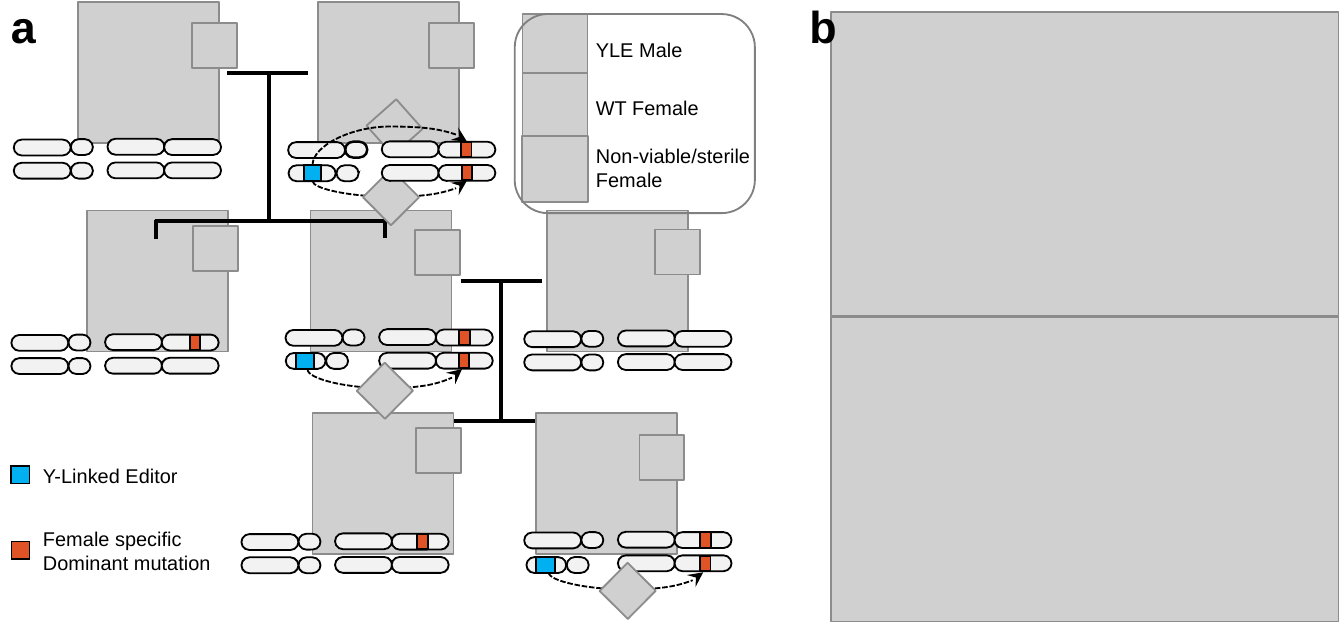
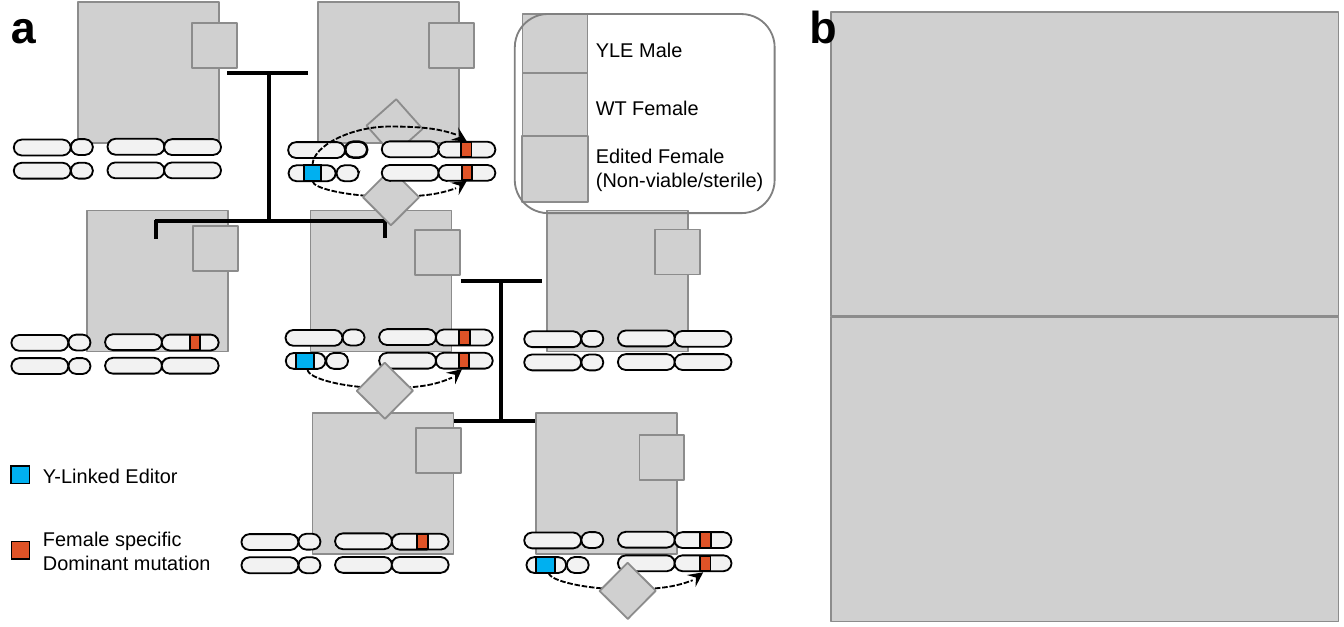
Before and after one commit to prateek1verma/YLE-Rodent-Control, a slide deck: slide 2 of Figure1/Figure_panel/Fig1.pptx. Drawn at 1344x627 pixels with LibreOffice and Linux fonts; fonts in the diff are those of the drawing; grey boxes stand for pictures. Boxes give left, top, right and bottom in pixels: in the first picture for what was removed or moved away, otherwise in the second. Text is boxed around its words. In the diff, an @@ line names an element or a change of style, - is before the commit and + after.

```diff
--- a/Figure1/Figure_panel/Fig1.pptx
+++ b/Figure1/Figure_panel/Fig1.pptx
@@ rounded rectangle: place and size @@
-rounded rectangle at [514, 14, 754, 213]
+rounded rectangle at [514, 14, 774, 213]
@@ text at [596, 148, 763, 191]: text changed @@
-Non-viable/sterile Female
+Edited Female (Non-viable/sterile)
```
Also in this commit, not shown: 1 other slide changed, 14 other files.
